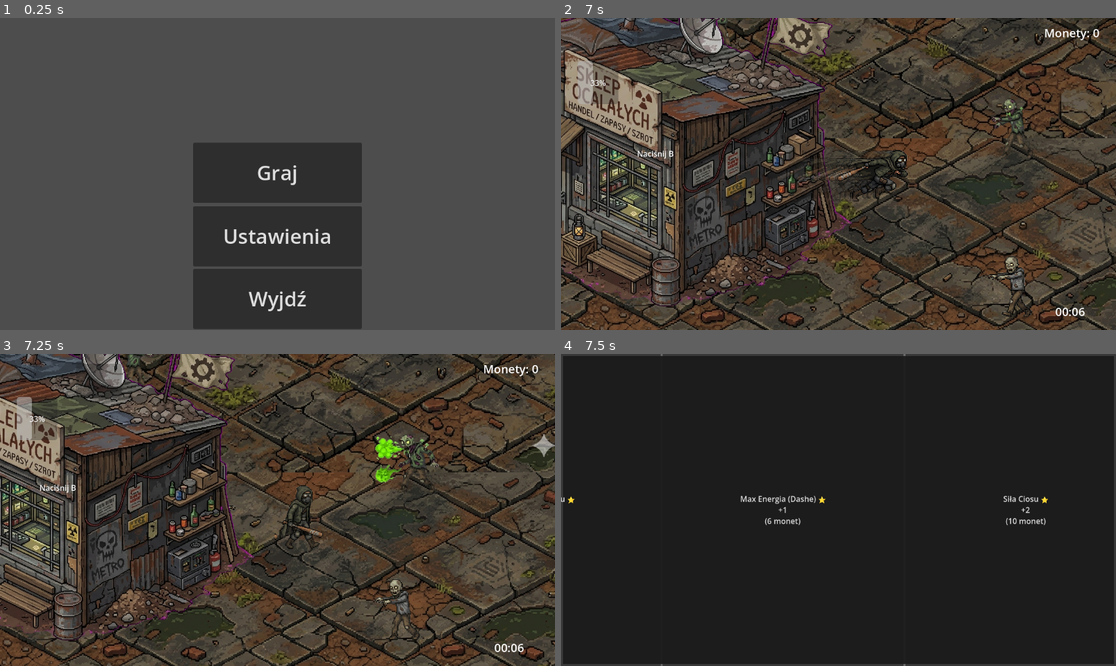
Above: before the commit, frames 1-4 (two rows, left to right).
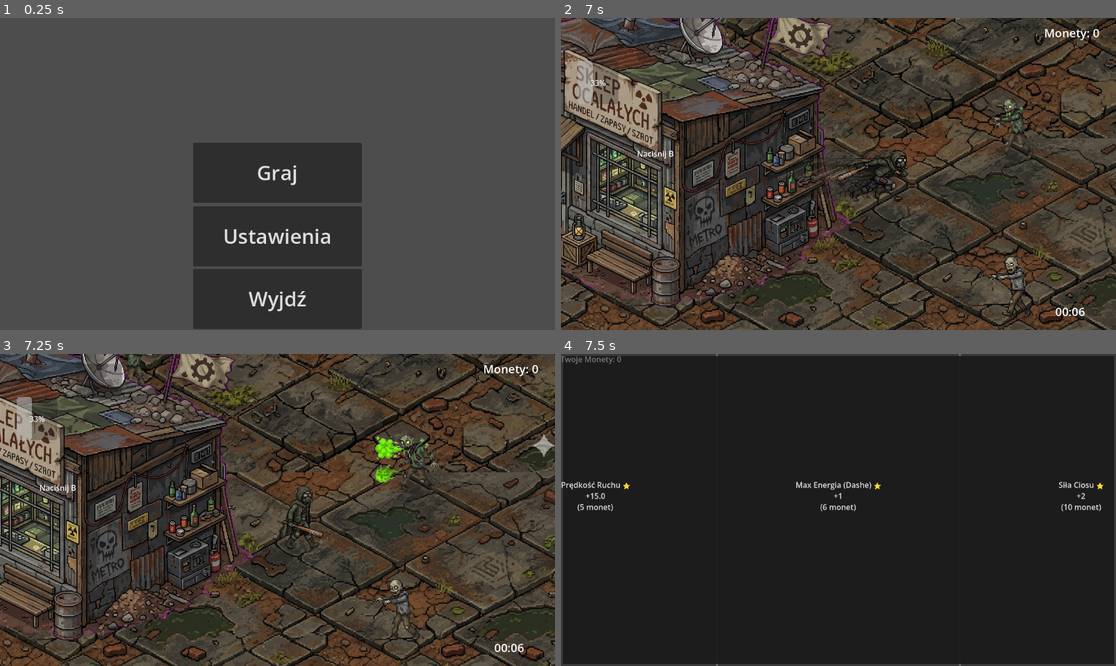
Above: after the commit, the same moments.

Repository: MarsikBlancik/HackathonV3
Game: Godot game, scene res://Menus/main_menu.tscn
Same seed, same stepped clock (60 frames per second), same inputs: the game is played once before the commit and once after it. The engine's default icon, where the game draws it, is replaced by a stand-in: a white triangle on a blue panel in a dark square.
Inputs (mouse positions are in pixels of both pictures, inside the frame that each line leads up to):
- Up to frame 1 (0.25 s): no input
- Up to frame 2 (7 s): click "Graj" at 0.5 s; tap Enter at 1.25 s; move the mouse to (960, 158) at 1.27 s; hold D 1.28-2.03 s; tap B (interact) at 1.35, 4.35 s; click (960, 158) at 1.42 s; tap Space at 1.52, 2.27, 3.77, 4.52, 5.27, 6.77 s; move the mouse to (727, 189) at 2.02 s; hold S 2.03-2.78 s; tap F at 2.1, 5.1 s; move the mouse to (894, 105) at 2.77 s; hold D 2.78-3.53 s; tap T at 2.85, 5.85 s; move the mouse to (810, 236) at 3.52 s; hold W 3.53-4.28 s; tap E at 3.6, 6.6 s; click (810, 236) at 3.67 s; move the mouse to (1005, 220) at 4.27 s; hold A 4.28-5.78 s; move the mouse to (672, 127) at 5.02 s; move the mouse to (866, 174) at 5.77 s; hold S 5.78-6.53 s; click (866, 174) at 5.92 s; move the mouse to (755, 96) at 6.52 s; hold D from 6.53 s (still down)
- Up to frame 3 (7.25 s): keep holding D
- Up to frame 4 (7.5 s): move the mouse to (960, 494) at 7.27 s; release D at 7.28 s; hold W from 7.28 s (still down); tap B (interact) at 7.35 s

Frames 1-3 are identical in both runs. In frame 4, 1.2% of the frame differs, in the area x 0-98%, y 0-100%.

Commit message:
Fix shop UI

Diff:
--- a/Shop/Shop.tscn
+++ b/Shop/Shop.tscn
@@ -41,37 +41,57 @@
 grow_vertical = 2
 theme_override_styles/panel = SubResource("StyleBoxFlat_ssic7")
 
-[node name="HBoxContainer" type="HBoxContainer" parent="ShopUI/Panel" unique_id=1361339095]
+[node name="CoinLabel" type="Label" parent="ShopUI/Panel" unique_id=600652759]
+layout_mode = 0
+offset_left = -1.0
+offset_top = -1.0
+offset_right = 76.0
+offset_bottom = 22.0
+text = "Monety: 0"
+
+[node name="VBoxContainer" type="VBoxContainer" parent="ShopUI/Panel" unique_id=723436773]
 layout_mode = 1
-anchors_preset = 15
-anchor_right = 1.0
-anchor_bottom = 1.0
+anchors_preset = 8
+anchor_left = 0.5
+anchor_top = 0.5
+anchor_right = 0.5
+anchor_bottom = 0.5
+offset_left = -754.0
+offset_top = -417.5
+offset_right = 754.0
+offset_bottom = 417.5
 grow_horizontal = 2
 grow_vertical = 2
-metadata/_edit_use_anchors_ = true
 
-[node name="Button1" type="Button" parent="ShopUI/Panel/HBoxContainer" unique_id=810738305]
+[node name="UpgradesRow" type="HBoxContainer" parent="ShopUI/Panel/VBoxContainer" unique_id=721745828]
+layout_mode = 2
+
+[node name="Button1" type="Button" parent="ShopUI/Panel/VBoxContainer/UpgradesRow" unique_id=810738305]
 custom_minimum_size = Vector2(500, 800)
 layout_mode = 2
 size_flags_horizontal = 6
 size_flags_vertical = 4
 
-[node name="Button2" type="Button" parent="ShopUI/Panel/HBoxContainer" unique_id=1517793296]
+[node name="Button2" type="Button" parent="ShopUI/Panel/VBoxContainer/UpgradesRow" unique_id=1517793296]
 custom_minimum_size = Vector2(500, 800)
 layout_mode = 2
 size_flags_horizontal = 6
 size_flags_vertical = 4
 
-[node name="Button3" type="Button" parent="ShopUI/Panel/HBoxContainer" unique_id=251814544]
+[node name="Button3" type="Button" parent="ShopUI/Panel/VBoxContainer/UpgradesRow" unique_id=251814544]
 custom_minimum_size = Vector2(500, 800)
 layout_mode = 2
 size_flags_horizontal = 6
 size_flags_vertical = 4
 
-[node name="Button4" type="Button" parent="ShopUI/Panel/HBoxContainer" unique_id=73918647]
+[node name="ActionsRow" type="HBoxContainer" parent="ShopUI/Panel/VBoxContainer" unique_id=362788316]
+layout_mode = 2
+alignment = 1
+
+[node name="Button4" type="Button" parent="ShopUI/Panel/VBoxContainer/ActionsRow" unique_id=73918647]
 layout_mode = 2
 
-[node name="Button5" type="Button" parent="ShopUI/Panel/HBoxContainer" unique_id=2014573400]
+[node name="Button5" type="Button" parent="ShopUI/Panel/VBoxContainer/ActionsRow" unique_id=2014573400]
 layout_mode = 2
 text = "Odśwież"
 
--- a/Shop/shop.gd
+++ b/Shop/shop.gd
@@ -2,20 +2,21 @@
 
 @onready var prompt = $InteractPrompt
 @onready var shop_ui = $ShopUI
-@onready var button1 = $ShopUI/Panel/HBoxContainer/Button1
-@onready var button2 = $ShopUI/Panel/HBoxContainer/Button2
-@onready var button3 = $ShopUI/Panel/HBoxContainer/Button3
-@onready var exit_button = $ShopUI/Panel/HBoxContainer/Button4 # <--- Przycisk wyjścia
-@onready var reroll_button = $ShopUI/Panel/HBoxContainer/Button5 # <--- Referencja do przycisku
-
-
-var base_reroll_price: int = 2 # Startowa cena po darmowych próbach
+@onready var coin_label = $ShopUI/Panel/CoinLabel
+
+# --- ZAKTUALIZOWANE ŚCIEŻKI DO PRZYCISKÓW ---
+@onready var button1 = $ShopUI/Panel/VBoxContainer/UpgradesRow/Button1
+@onready var button2 = $ShopUI/Panel/VBoxContainer/UpgradesRow/Button2
+@onready var button3 = $ShopUI/Panel/VBoxContainer/UpgradesRow/Button3
+
+@onready var exit_button = $ShopUI/Panel/VBoxContainer/ActionsRow/Button4
+@onready var reroll_button = $ShopUI/Panel/VBoxContainer/ActionsRow/Button5
 
 var player_node: Node2D = null
 var player_in_range: bool = false
+var base_reroll_price: int = 2
 
 # --- PULA ULEPSZEŃ ---
-# Struktura: "klucz": {"name": Nazwa, "boosts": [Tier1, Tier2, Tier3], "base_price": Cena bazowa}
 var upgrade_pool = {
 	"base_damage": {"name": "Siła Ciosu", "boosts": [2, 5, 10], "base_price": 10},
 	"crit_chance": {"name": "Szansa na Krytyk", "boosts": [0.05, 0.10, 0.20], "base_price": 8},
@@ -27,14 +28,13 @@
 	"max_energy": {"name": "Max Energia (Dashe)", "boosts": [1, 2, 3], "base_price": 7}
 }
 
-var current_offers = [] # Tu będziemy trzymać aktualnie wylosowane przedmioty
+var current_offers = []
 
 func _ready() -> void:
-	exit_button.text = "Wyjdź \n (za darmo)"
 	prompt.hide()
 	shop_ui.hide()
-
-	# Podłączenie sygnałów
+	exit_button.text = "Wyjdź\n(Za darmo)"
+
 	button1.pressed.connect(_on_button1_pressed)
 	button2.pressed.connect(_on_button2_pressed)
 	button3.pressed.connect(_on_button3_pressed)
@@ -71,50 +71,48 @@
 		open_shop()
 
 func open_shop() -> void:
+	roll_shop_items()
 	update_reroll_button_text()
-	roll_shop_items() # Losujemy przedmioty przed pokazaniem UI!
+	update_coin_display() # <--- Aktualizujemy monety przy otwarciu!
 	shop_ui.show()
 	prompt.hide()
 	get_tree().paused = true
-	print("Sklep otwarty - gra zapauzowana")
 
 func close_shop() -> void:
 	shop_ui.hide()
 	get_tree().paused = false
 	if player_in_range:
 		prompt.show()
-	print("Sklep zamknięty - gra wznowiona")
 
 func destroy_shop() -> void:
 	get_tree().paused = false
-	queue_free() # Kurwa usuwamy go
-
-# --- SYSTEM LOSOWANIA I TIERÓW ---
+	queue_free()
+
+# --- NOWOŚĆ: FUNKCJA AKTUALIZUJĄCA TEKST MONET ---
+func update_coin_display() -> void:
+	if player_node and coin_label:
+		coin_label.text = "Twoje Monety: " + str(player_node.coins)
+
 # --- SYSTEM LOSOWANIA I TIERÓW ---
 func roll_shop_items() -> void:
 	current_offers.clear()
 	var keys = upgrade_pool.keys()
-	keys.shuffle() # Mieszamy dostępną pulę
+	keys.shuffle()
 
 	for i in range(3):
 		var stat_key = keys[i]
 		var stat_data = upgrade_pool[stat_key]
 
-		# Sprawdzamy, ile razy gracz już to kupił
 		var current_level = 0
 		if player_node and "purchased_upgrades" in player_node:
 			current_level = player_node.purchased_upgrades.get(stat_key, 0)
 
-		# Losowanie jakości (Tier 1-3)
 		var r = randf()
 		var tier = 1
 		if r < 0.05: tier = 3
 		elif r < 0.30: tier = 2
 
 		var boost = stat_data["boosts"][tier-1]
-
-		# --- NOWY SYSTEM CEN (INFLACJA) ---
-		# Każdy poprzedni zakup tej statystyki podnosi jej cenę o 40% (0.4)
 		var inflation_multiplier = 1.0 + (current_level * 0.4)
 		var price = int(stat_data["base_price"] * tier * inflation_multiplier * randf_range(0.8, 1.2))
 
@@ -135,38 +133,75 @@
 
 	for i in range(3):
 		var offer = current_offers[i]
-		var tier_text = "⭐".repeat(offer.tier) # Gwiazdki zależne od tieru
-
-		# Ładne formatowanie boosta (żeby +0.05 wyświetlało się jako +5%)
+		var tier_text = "⭐".repeat(offer.tier)
+
 		var boost_display = str(offer.boost)
 		if offer.key in ["crit_chance"]:
 			boost_display = str(offer.boost * 100) + "%"
 		elif offer.key in ["attack_cooldown"]:
-			boost_display = "-" + str(offer.boost) + "s" # Na minus, bo to cooldown
+			boost_display = "-" + str(offer.boost) + "s"
 		else:
 			boost_display = "+" + boost_display
 
 		buttons[i].text = "%s %s\n%s\n(%s monet)" % [offer.name, tier_text, boost_display, offer.price]
 
+# --- LOGIKA ODŚWIEŻANIA (REROLL) ---
+func get_reroll_price() -> int:
+	var global_rerolls = 0
+	if player_node and "shop_reroll_count" in player_node:
+		global_rerolls = player_node.shop_reroll_count
+
+	if global_rerolls < 2:
+		return 0
+	return base_reroll_price + (global_rerolls - 2) * 2
+
+func update_reroll_button_text() -> void:
+	var global_rerolls = 0
+	if player_node and "shop_reroll_count" in player_node:
+		global_rerolls = player_node.shop_reroll_count
+
+	var price = get_reroll_price()
+
+	if price == 0:
+		reroll_button.text = "Odśwież\n(Darmowe: %d/2)" % [global_rerolls + 1]
+	else:
+		reroll_button.text = "Odśwież\n(%d monet)" % [price]
+
+func _on_reroll_pressed() -> void:
+	var price = get_reroll_price()
+
+	if price > 0:
+		if player_node and player_node.spend_coins(price):
+			execute_reroll()
+	else:
+		execute_reroll()
+
+func execute_reroll() -> void:
+	if player_node:
+		player_node.shop_reroll_count += 1
+
+	roll_shop_items()
+	update_reroll_button_text()
+	update_coin_display() # <--- Aktualizujemy monety po zapłaceniu za reroll!
+
 # --- LOGIKA ZAKUPÓW ---
-
 func try_buy(index: int) -> void:
 	if current_offers.size() <= index: return
 	var offer = current_offers[index]
 
 	if player_node and player_node.spend_coins(offer.price):
 		apply_upgrade(offer)
+		# Zaktualizuj licznik monet, jeśli sklep nie znika od razu (opcjonalnie)
+		update_coin_display()
 		destroy_shop()
 	else:
 		print("Brak kasy na: ", offer.name)
 
 func apply_upgrade(offer: Dictionary) -> void:
-	# Zapisujemy w pamięci gracza, że kupił to ulepszenie (+1 do licznika)
 	if player_node and "purchased_upgrades" in player_node:
 		var current_count = player_node.purchased_upgrades.get(offer.key, 0)
 		player_node.purchased_upgrades[offer.key] = current_count + 1
 
-	# Aplikujemy statystyki
 	match offer.key:
 		"base_damage": player_node.base_damage += offer.boost
 		"crit_chance": player_node.crit_chance += offer.boost
@@ -188,47 +223,3 @@
 
 func _on_button4_pressed() -> void:
 	close_shop()
-
-# Funkcja obliczająca aktualny koszt odświeżenia
-func get_reroll_price() -> int:
-	# Odczytujemy licznik bezpośrednio z gracza
-	var global_rerolls = 0
-	if player_node:
-		global_rerolls = player_node.shop_reroll_count
-
-	if global_rerolls < 2:
-		return 0
-	return base_reroll_price + (global_rerolls - 2) * 2
-
-func update_reroll_button_text() -> void:
-	var price = get_reroll_price()
-	var global_rerolls = 0
-	if player_node:
-		global_rerolls = player_node.shop_reroll_count
-
-	if price == 0:
-		# Pokazujemy postęp darmowych rzutów (np. 1/2, 2/2)
-		reroll_button.text = "Odśwież\n(Darmowe: %d/2)" % [global_rerolls + 1]
-	else:
-		reroll_button.text = "Odśwież\n(%d monet)" % [price]
-
-func _on_reroll_pressed() -> void:
-	var price = get_reroll_price()
-
-	# Jeśli cena > 0, sprawdzamy portfel gracza
-	if price > 0:
-		if player_node and player_node.spend_coins(price):
-			execute_reroll()
-		else:
-			print("Brak monet na odświeżenie!")
-	else:
-		# Darmowe odświeżenie
-		execute_reroll()
-
-func execute_reroll() -> void:
-	# Zwiększamy licznik u gracza, a nie w sklepie!
-	if player_node:
-		player_node.shop_reroll_count += 1
-
-	roll_shop_items()
-	update_reroll_button_text()
